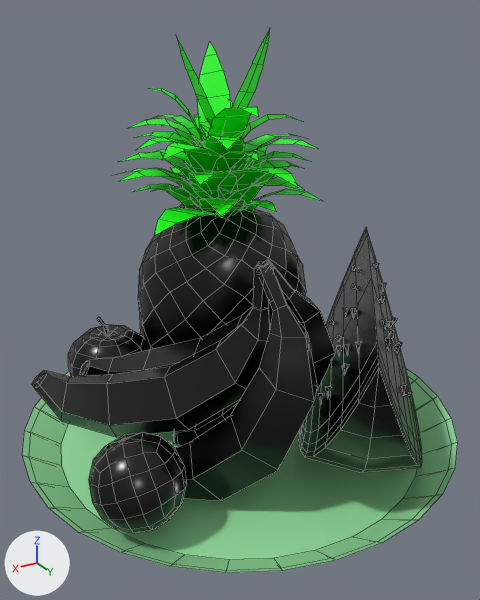
The FBX model Assets/Models/Fruits.fbx, before and after one commit.
Rendered twice from a 50 mm lens placed at (0.18, 0.299, 0.245), pointed at (0.004, 0.007, 0.099). The axes (+X, +Y, +Z) are drawn at lower left. The lights are the same throughout. Mesh edges are drawn as thin lines. Where no turn or scale is listed for an object, it has been applied to the vertices. Vertices at the same position are counted once.

In view in the first picture: 'BananaBunch', 'Orange', 'Plate', 'WatermelonSlice', 'alt1.015', 'base.002'.
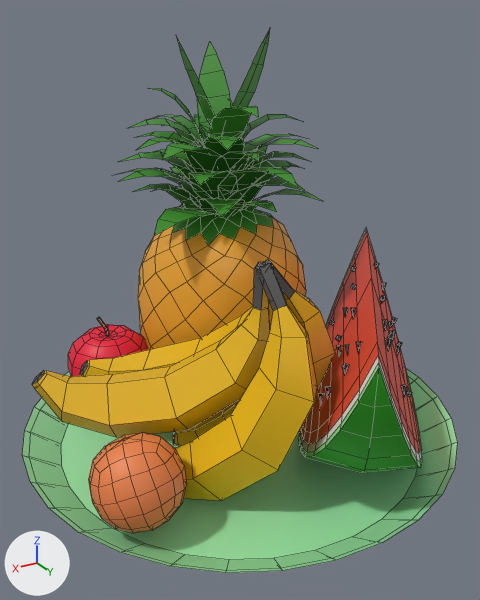
Changed parts and their boxes [x1, y1, x2, y2] in the pictures (480 x 600 px):
'base.002', recoloured: [118, 29, 322, 350] in both
'Orange', recoloured (black to orange): [89, 432, 187, 533] in both
part 1 of me_mesh_121, recoloured (black to yellow): [32, 268, 336, 501] in both
part 2 of me_mesh_121, recoloured (black to grey): [253, 260, 295, 311] in both
part 3 of me_mesh_121, recoloured: [80, 361, 88, 375] in both
part 4 of me_mesh_121, recoloured: [32, 370, 45, 384] in both
part 5 of me_mesh_114, recoloured (black to red): [68, 324, 148, 376] in both
part 6 of me_mesh_114, recoloured: [97, 317, 109, 336] in both
part 7 of me_mesh_003, recoloured: [171, 204, 275, 245] in both
part 8 of me_mesh_003, recoloured (black to orange): [138, 217, 306, 350] in both
part 9 of me_mesh_122, recoloured (grey to red): [301, 230, 420, 453] in both
part 10 of me_mesh_122, recoloured: [306, 403, 421, 473] in both
part 11 of me_mesh_122, recoloured (black to green): [359, 368, 392, 407] in both
part 12 of me_mesh_122, recoloured: [384, 290, 422, 462] in both
part 13 of me_mesh_122, recoloured: [300, 282, 343, 452] in both
part 14 of me_mesh_122, recoloured: [343, 229, 382, 282] in both
part 15 of me_mesh_122, recoloured (black to grey): [341, 356, 402, 427] in both
part 16 of me_mesh_122, recoloured: [299, 228, 422, 467] in both

The change, as a diff of the scene's bpy script:
```diff
--- a/Assets/Models/Fruits.fbx.py
+++ b/Assets/Models/Fruits.fbx.py
@@ mat_mat_plant @@
 mat_mat_plant = principled_material('Mat_Plant')
-mat_mat_plant.base_color = (0.0, 1.0, 0.0)  # green #00ff00
+mat_mat_plant.base_color = (0.0485, 0.281, 0.0225)  # green #3e9029
 mat_mat_plant.roughness = 0.553
@@ mat_material_015 @@
+mat_material_015 = principled_material('Material.015')
+mat_material_015.base_color = (0.269, 0.8, 0.285)  # green #8ee791
@@ mat_material_012 @@
+mat_material_012 = principled_material('Material.012')
+mat_material_012.base_color = (0.0227, 0.343, 0.00828)  # green #2a9e16
@@ mat_material_011 @@
+mat_material_011 = principled_material('Material.011')
+mat_material_011.base_color = (0.8, 0.0717, 0.039)  # red #e74c38
@@ mat_material_014 @@
+mat_material_014 = principled_material('Material.014')
+mat_material_014.base_color = (0.8, 0.8, 0.8)  # white #e7e7e7
@@ mat_material_017 @@
+mat_material_017 = principled_material('Material.017')
+mat_material_017.base_color = (0.8, 0.365, 0.0257)  # orange #e7a32c
+mat_material_017.roughness = 0.4
@@ mat_material_009 @@
+mat_material_009 = principled_material('Material.009')
+mat_material_009.base_color = (0.8, 0.00783, 0.0396)  # red #e71638
@@ mat_material_018 @@
+mat_material_018 = principled_material('Material.018')
+mat_material_018.base_color = (0.13, 0.0468, 0.016)  # brown #653d22
+mat_material_018.roughness = 0.4
@@ mat_material_016 @@
+mat_material_016 = principled_material('Material.016')
+mat_material_016.base_color = (0.084, 0.084, 0.084)  # dark grey #525252
+mat_material_016.roughness = 0.4
@@ mat_material_010 @@
+mat_material_010 = principled_material('Material.010')
+mat_material_010.base_color = (0.8, 0.473, 0.0)  # yellow #e7b700
@@ me_mesh_114 @@
 me_mesh_114.from_pydata(...)  # 122 vertices, 131 faces; spans x -0.0266..0.0266, y -0.0262..0.0262, z -0.0281..0.0365
+# me_mesh_114 part 5: all 116 faces centred in x -0.0245..0.0245, y -0.0257..0.0226, z -0.0279..0.0242 switch from mat_mat_standard (black #000000) to mat_material_009 (red #e71638)
+# me_mesh_114 part 6: all 15 faces centred in x -0.0001..0.0058, y -0.0017..0.0001, z 0.0254..0.0363 switch from mat_mat_standard (black #000000) to mat_material_018 (brown #653d22)
@@ me_mesh_122 @@
 me_mesh_122.from_pydata(...)  # 296 vertices, 296 faces; spans x -0.067..0.072, y -0.077..0.084, z 0.0..0.106
+# me_mesh_122 part 9: 99 of the faces centred in x -0.057..0.062, y -0.065..0.072, z 0.016..0.097 switch from mat_mat_standard (black #000000) to mat_material_011 (red #e74c38)
+# me_mesh_122 part 10: 28 of the faces centred in x -0.062..0.067, y -0.074..0.081, z 0.005..0.076 switch from mat_mat_standard (black #000000) to mat_material_012 (green #2a9e16)
+# me_mesh_122 part 11: 2 of the faces centred in x 0.064..0.068, y 0.079..0.082, z 0.092 switch from mat_mat_standard (black #000000) to mat_material_012 (green #2a9e16)
+# me_mesh_122 part 12: 12 of the faces centred in x -0.062..0.042, y -0.05..0.078, z 0.013..0.061 switch from mat_mat_standard (black #000000) to mat_material_014 (white #e7e7e7)
+# me_mesh_122 part 13: 12 of the faces centred in x -0.037..0.068, y -0.071..0.057, z 0.013..0.061 switch from mat_mat_standard (black #000000) to mat_material_014 (white #e7e7e7)
+# me_mesh_122 part 14: 4 of the faces centred in x -0.062..-0.046, y -0.072..-0.059, z 0.078..0.096 switch from mat_mat_standard (black #000000) to mat_material_014 (white #e7e7e7)
+# me_mesh_122 part 15: 4 of the faces centred in x 0.052..0.067, y 0.066..0.079, z 0.078..0.096 switch from mat_mat_standard (black #000000) to mat_material_014 (white #e7e7e7)
+# me_mesh_122 part 16: 32 of the faces centred in x -0.065..0.071, y -0.076..0.083, z 0.01..0.096 switch from mat_mat_standard (black #000000) to mat_material_015 (green #8ee791)
+me_mesh_122.materials.append(mat_material_013)  # black #000000
@@ me_mesh_003 @@
 me_mesh_003.from_pydata(...)  # 770 vertices, 542 faces; spans x -0.058..0.068, y -0.063..0.067, z -0.002..0.238
+# me_mesh_003 part 7: 28 of the faces centred in x -0.026..0.03, y -0.033..0.032, z 0.126..0.134 switch from mat_mat_standard_001 (black #000000) to mat_mat_plant (green #3e9129)
+# me_mesh_003 part 8: 238 of the faces centred in x -0.052..0.056, y -0.052..0.058, z -0.002..0.126 switch from mat_mat_standard_001 (black #000000) to mat_material_017 (orange #e7a32c)
@@ me_mesh_121 @@
 me_mesh_121.from_pydata(...)  # 193 vertices, 222 faces; spans x -0.0667..0.0814, y -0.0599..0.0677, z -0.0411..0.0906
+# me_mesh_121 part 1: 180 of the faces centred in x -0.0633..0.08, y -0.057..0.0609, z -0.0351..0.0881 switch from mat_mat_standard (black #000000) to mat_material_010 (yellow #e7b700)
+# me_mesh_121 part 2: 22 of the faces centred in x -0.0329..-0.0198, y 0.0202..0.0349, z 0.0766..0.0892 switch from mat_mat_standard (black #000000) to mat_material_016 (dark grey #525252)
+# me_mesh_121 part 3: 5 of the faces centred in x 0.0453..0.0482, y -0.0554..-0.0505, z 0.0122..0.0164 switch from mat_mat_standard (black #000000) to mat_material_016 (dark grey #525252)
+# me_mesh_121 part 4: 5 of the faces centred in x 0.0754..0.0794, y -0.0311..-0.0261, z 0.0276..0.0311 switch from mat_mat_standard (black #000000) to mat_material_016 (dark grey #525252)
@@ me_mesh_119 @@
 me_mesh_119.from_pydata(...)  # 130 vertices, 128 faces; spans x -0.0236..0.0236, y -0.0237..0.0237, z -0.0236..0.0236
-me_mesh_119.materials.append(mat_mat_standard)  # black #000000
+me_mesh_119.materials.append(mat_material_008)  # orange #e77f47
```
